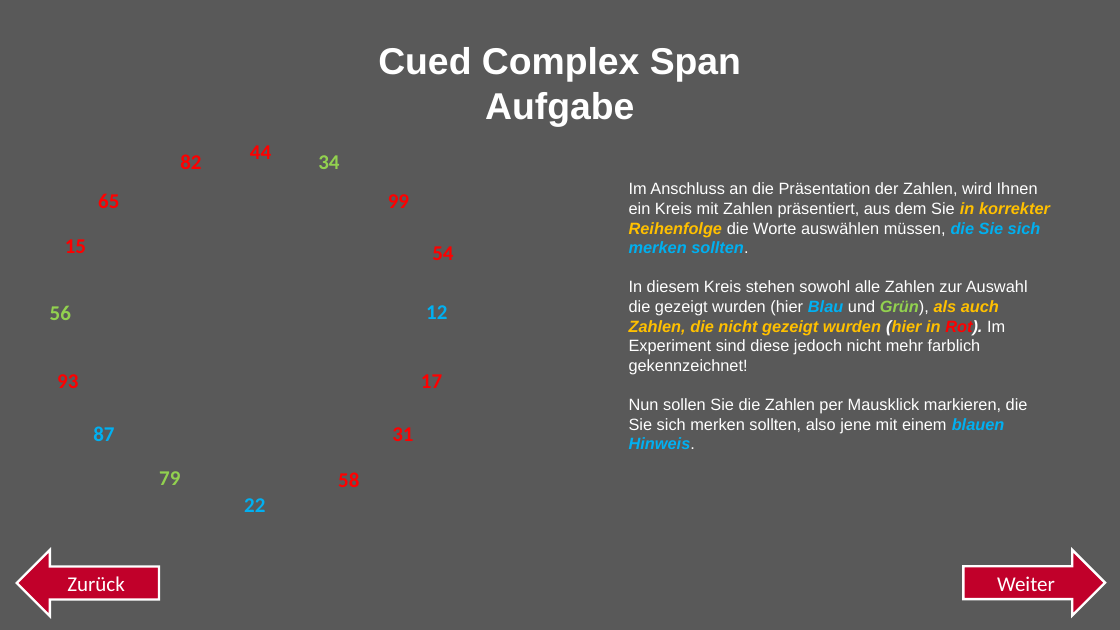
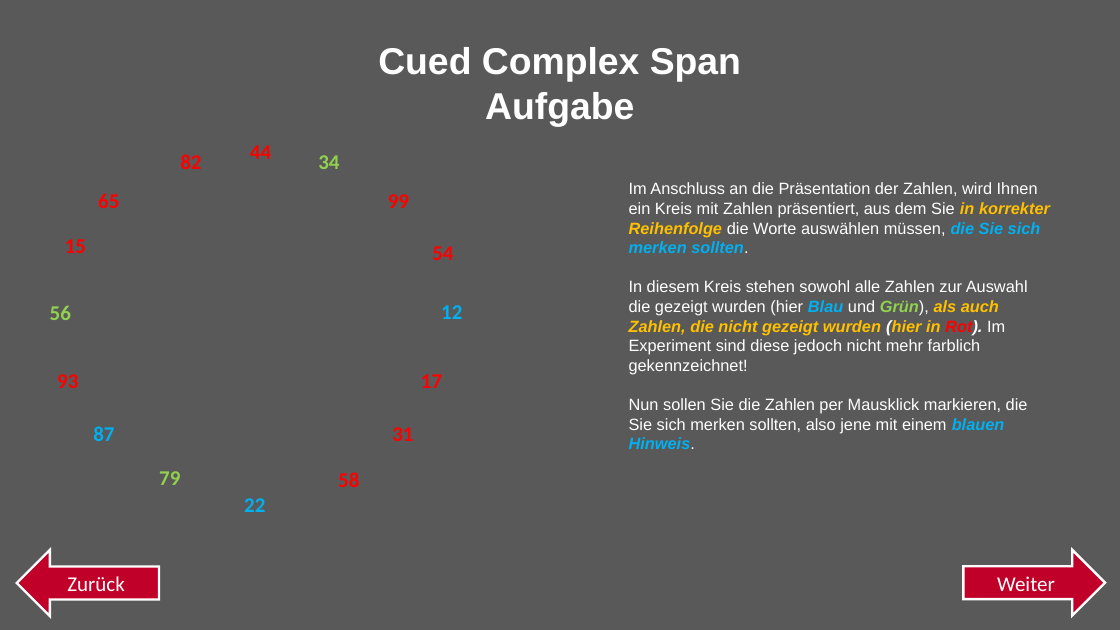
Before and after one commit to jgman86/neurocognitive-psychometrics, a slide deck: slide 16 of M3-Suite/Instructions/German/Instructions.pptx. Drawn at 1120x630 pixels with LibreOffice and Linux fonts; fonts in the diff are those of the drawing. Boxes give left, top, right and bottom in pixels: in the first picture for what was removed or moved away, otherwise in the second. Text is boxed around its words. In the diff, an @@ line names an element or a change of style, - is before the commit and + after.

```diff
--- a/M3-Suite/Instructions/German/Instructions.pptx
+++ b/M3-Suite/Instructions/German/Instructions.pptx
@@ text "12": place and size @@
-text "12" at (426, 305, 447, 319)
+text "12" at (441, 305, 462, 319)
```
Also in this commit, not shown: 2 other slides changed, 7 other files.
